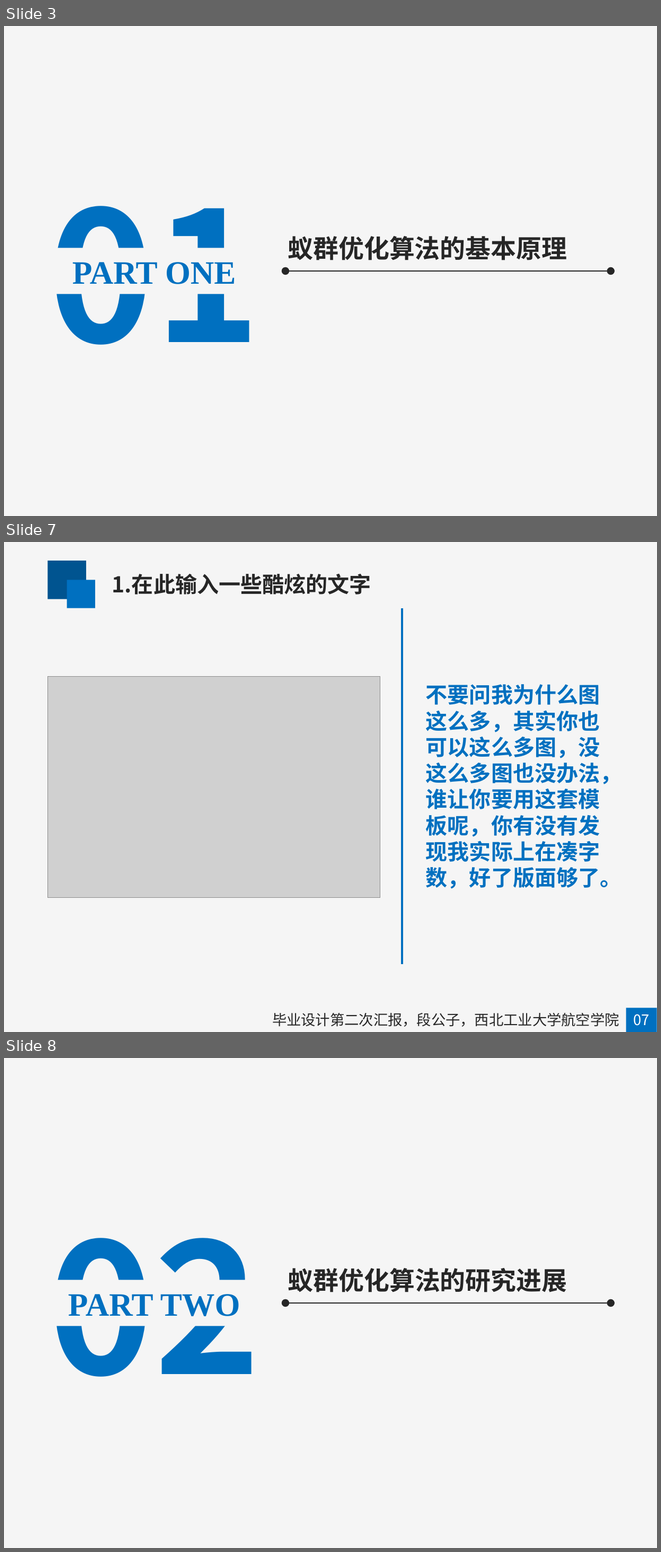
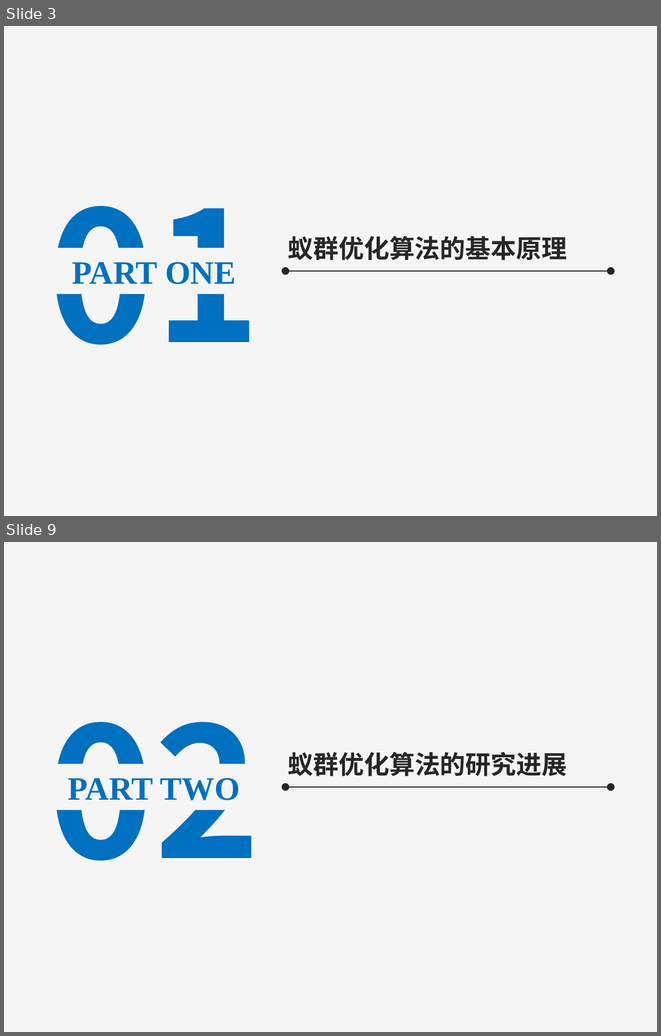
Before and after one commit to mapengfei-nwpu/ant, a slide deck: 蚁群优化算法.pptx. Shown one above the other, each under a label of ours: slides 3, 7 and 8 before the commit, slides 3 and 9 after it; the slides between them are not shown. The pictures are 661x1552 and 661x1036 pixels, drawn with LibreOffice and Linux fonts; fonts in the diff are those of the drawing; grey boxes stand for pictures. Boxes give left, top, right and bottom in pixels: in the first picture for what was removed or moved away, otherwise in the second. Text is boxed around its words. In the diff, an @@ line names an element or a change of style, - is before the commit and + after.

```diff
--- a/蚁群优化算法.pptx
+++ b/蚁群优化算法.pptx
@@ slide 7 removed at bbox=[4, 542, 657, 1032], background #F5F5F5 @@
@@ rectangle removed at bbox=[48, 561, 86, 599] @@
@@ rectangle removed at bbox=[67, 580, 95, 608] @@
@@ text removed at bbox=[112, 574, 371, 594] @@
-1.在此输入一些酷炫的文字
@@ line removed from (403, 608) to (403, 964) @@
@@ picture removed at bbox=[48, 677, 380, 897] @@
@@ text removed at bbox=[426, 684, 622, 889] @@
-不要问我为什么图这么多，其实你也可以这么多图，没这么多图也没办法，谁让你要用这套模板呢，你有没有发现我实际上在凑字数，好了版面够了。
@@ text removed at bbox=[272, 1013, 619, 1026] @@
-毕业设计第二次汇报，段公子，西北工业大学航空学院
@@ rectangle removed at bbox=[626, 1007, 657, 1032] @@
@@ text removed at bbox=[633, 1014, 649, 1025] @@
-07
@@ what was slide 8 is now slide 9 @@
```
Also in this commit, not shown: 5 slides changed, 4 slides added, 1 other slide removed.
